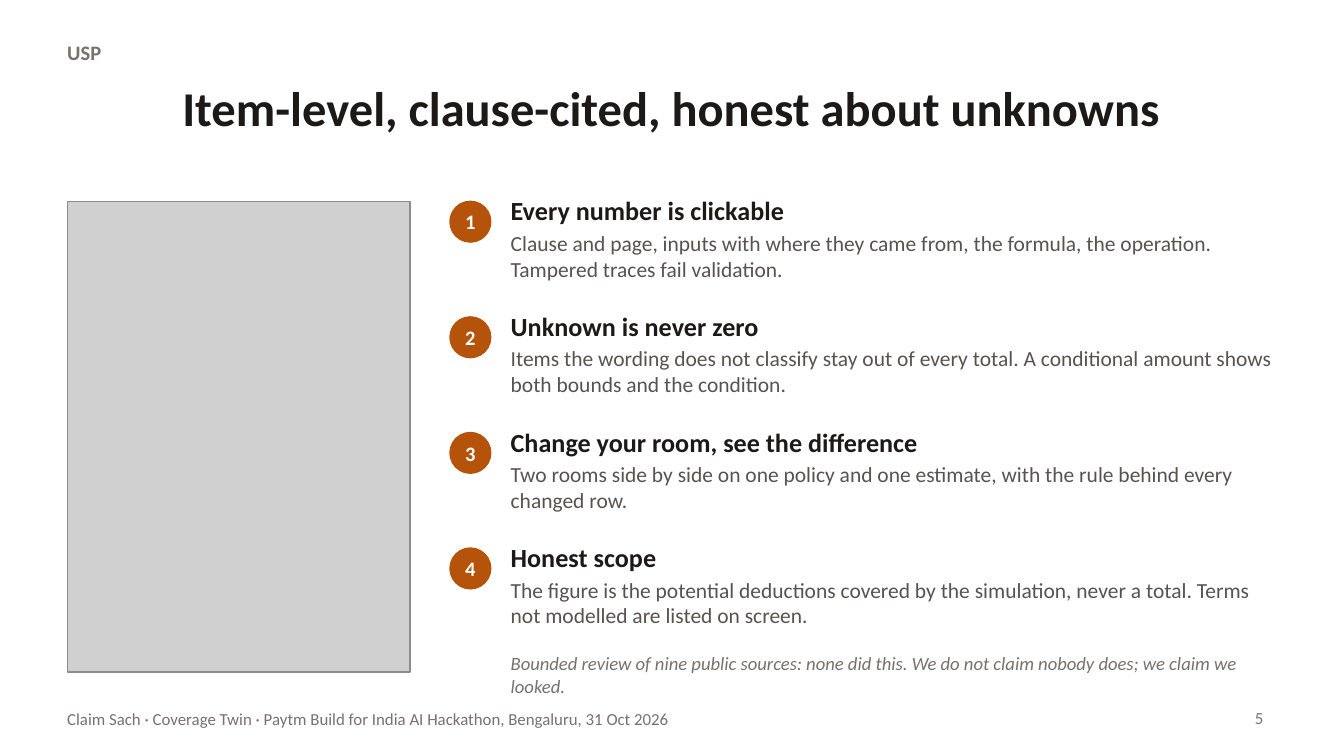
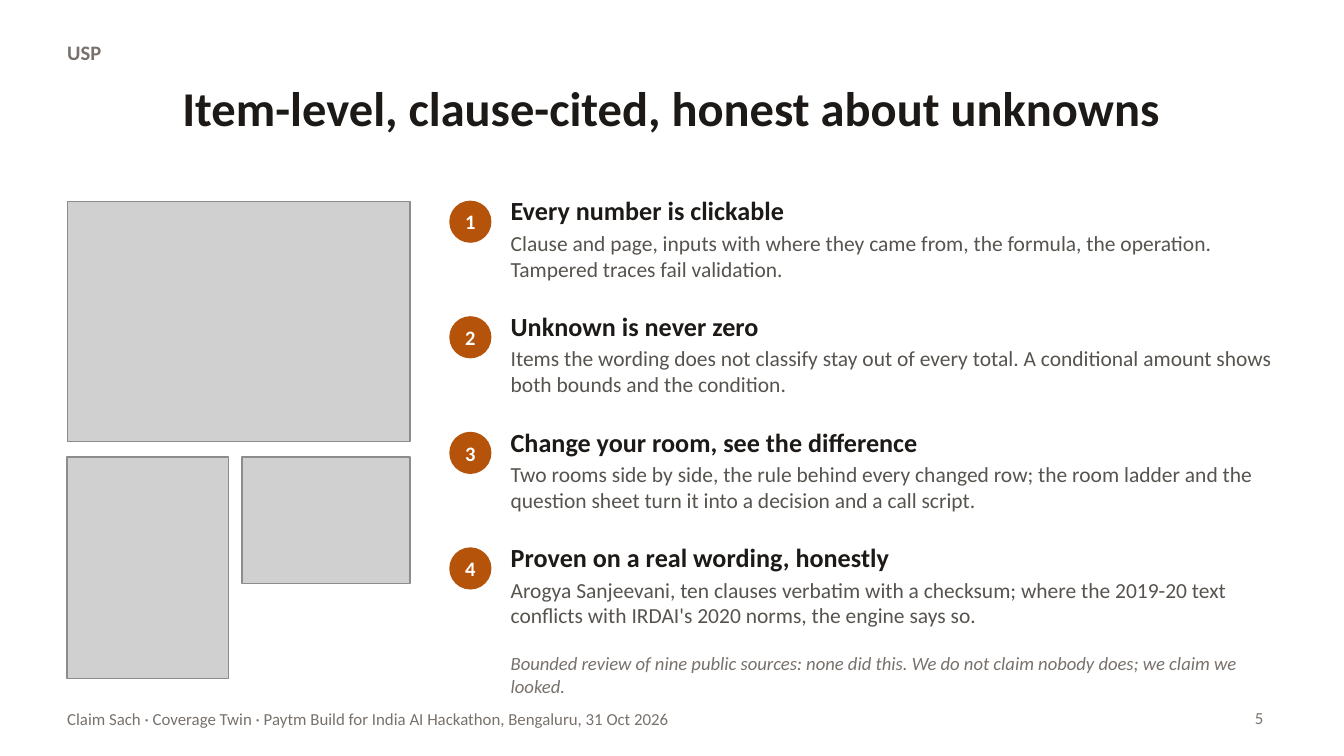
Before and after one commit to Pushkarmondal/paytm-hackathon, a slide deck: slide 5 of docs/deck/claim-sach-deck.pptx. Drawn at 1344x756 pixels with LibreOffice and Linux fonts; fonts in the diff are those of the drawing; grey boxes stand for pictures. Boxes give left, top, right and bottom in pixels: in the first picture for what was removed or moved away, otherwise in the second. Text is boxed around its words. In the diff, an @@ line names an element or a change of style, - is before the commit and + after.

Commit message:
docs(deck): v2 deck: two wordings, the ruleset builder, six measures, new screenshots

```diff
--- a/docs/deck/claim-sach-deck.pptx
+++ b/docs/deck/claim-sach-deck.pptx
@@ picture added at (x1=67, y1=202, x2=410, y2=441) @@
@@ picture resized from (x1=67, y1=202, x2=410, y2=672) to (x1=67, y1=457, x2=228, y2=679) @@
@@ picture added at (x1=242, y1=457, x2=410, y2=583) @@
@@ text at (x1=511, y1=467, x2=1252, y2=512): text changed @@
-Two rooms side by side on one policy and one estimate, with the rule behind every changed row.
+Two rooms side by side, the rule behind every changed row; the room ladder and the question sheet turn it into a decision and a call script.
@@ text at (x1=511, y1=548, x2=1226, y2=627): text changed @@
-Honest scope
-The figure is the potential deductions covered by the simulation, never a total. Terms not modelled are listed on screen.
+Proven on a real wording, honestly
+Arogya Sanjeevani, ten clauses verbatim with a checksum; where the 2019-20 text conflicts with IRDAI's 2020 norms, the engine says so.
```
Also in this commit, not shown: 5 other slides changed, 7 other files.
